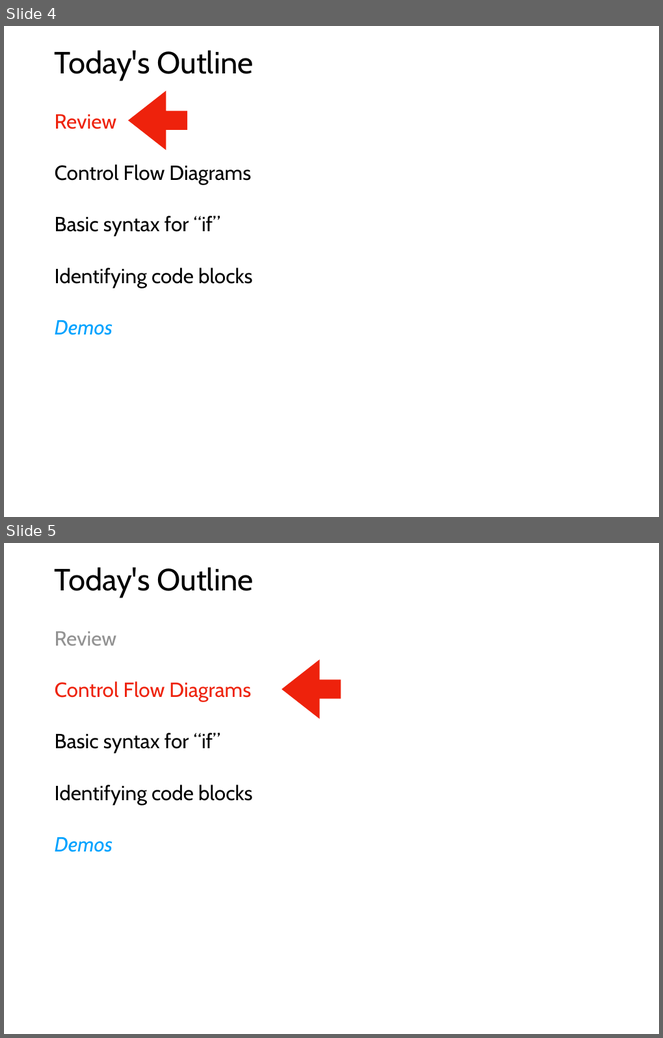
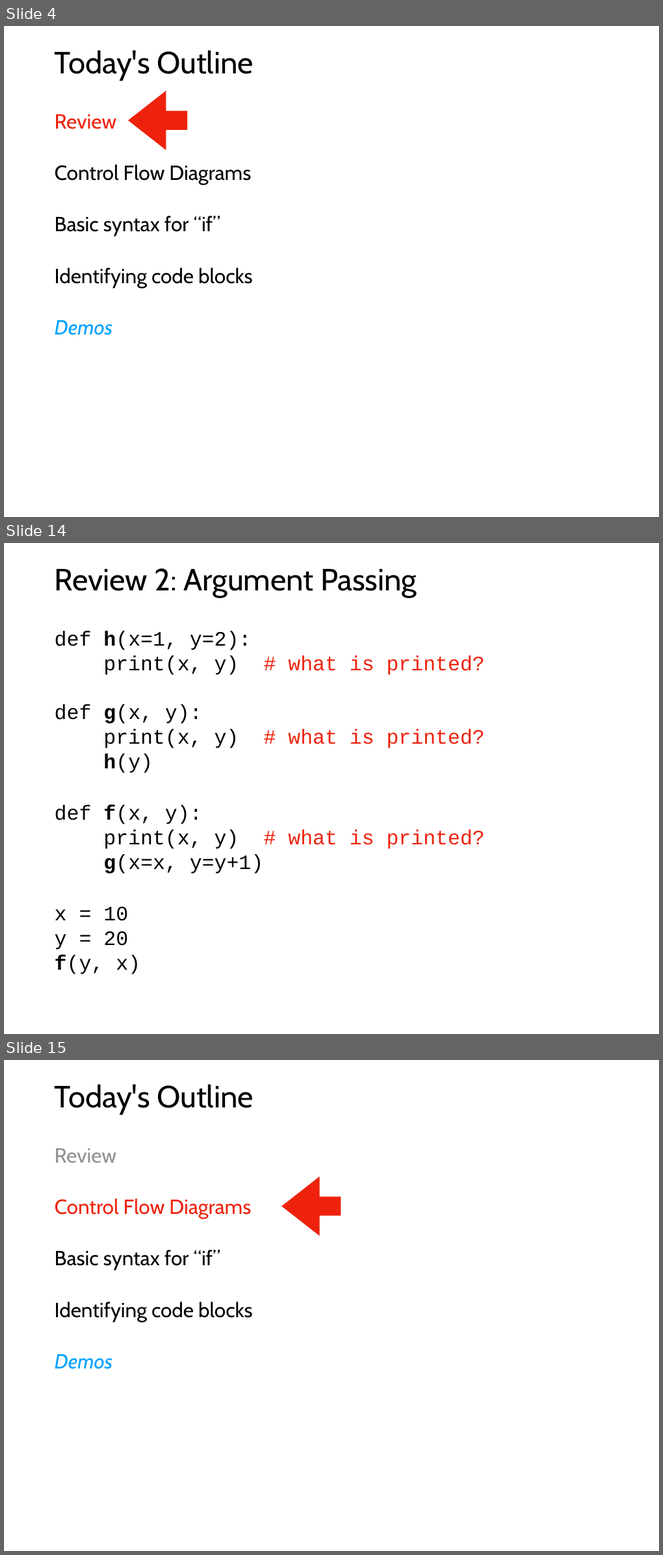
Before and after one commit to tylerharter/caraza-harter-com, a slide deck: tyler/meena/cs220/s22/materials/lecture_ppts/lec_08_S22.ppt. Shown one above the other, each under a label of ours: slides 4 and 5 before the commit, slides 4, 14 and 15 after it; the slides between them are not shown. The pictures are 663x1038 and 663x1555 pixels, drawn with LibreOffice and Linux fonts; fonts in the diff are those of the drawing. Boxes give left, top, right and bottom in pixels: in the first picture for what was removed or moved away, otherwise in the second. Text is boxed around its words. In the diff, an @@ line names an element or a change of style, - is before the commit and + after.

```diff
--- a/tyler/meena/cs220/s22/materials/lecture_ppts/lec_08_S22.ppt
+++ b/tyler/meena/cs220/s22/materials/lecture_ppts/lec_08_S22.ppt
@@ slide 14 added at box(4, 543, 659, 1034), background #FFFFFF @@
@@ title added at box(55, 568, 417, 598), 48 pt, text #000000 @@
+Review 2: Argument Passing
@@ text added at box(55, 631, 485, 975), 32 pt, text #000000 @@
+    def h(x=1, y=2):
+    print(x, y) # what is printed?
+    def g(x, y):
+    print(x, y) # what is printed?
+    h(y)
+  def f(x, y):
+  print(x, y) # what is printed?
+  g(x=x, y=y+1)
+  x = 10
+  y = 20
+  f(y, x)
@@ what was slide 5 is now slide 15 @@
```
Also in this commit, not shown: 4 slides changed, 9 other slides added, 1 slide removed, 1 other file.
